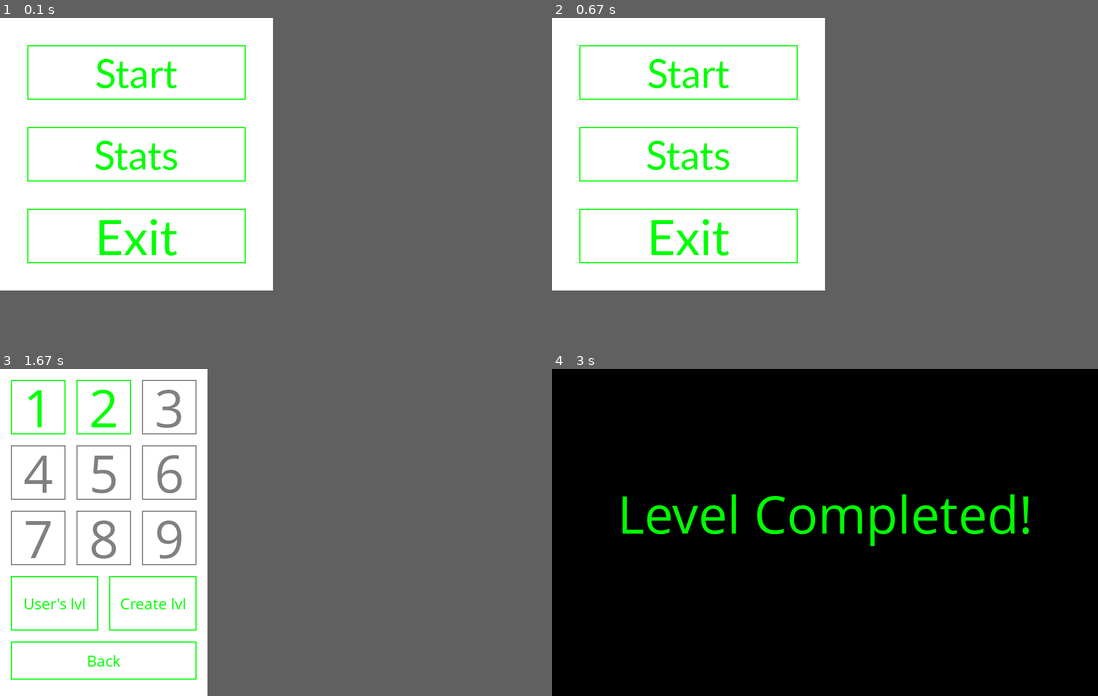
Above: before the commit, frames 1-4 (two rows, left to right).
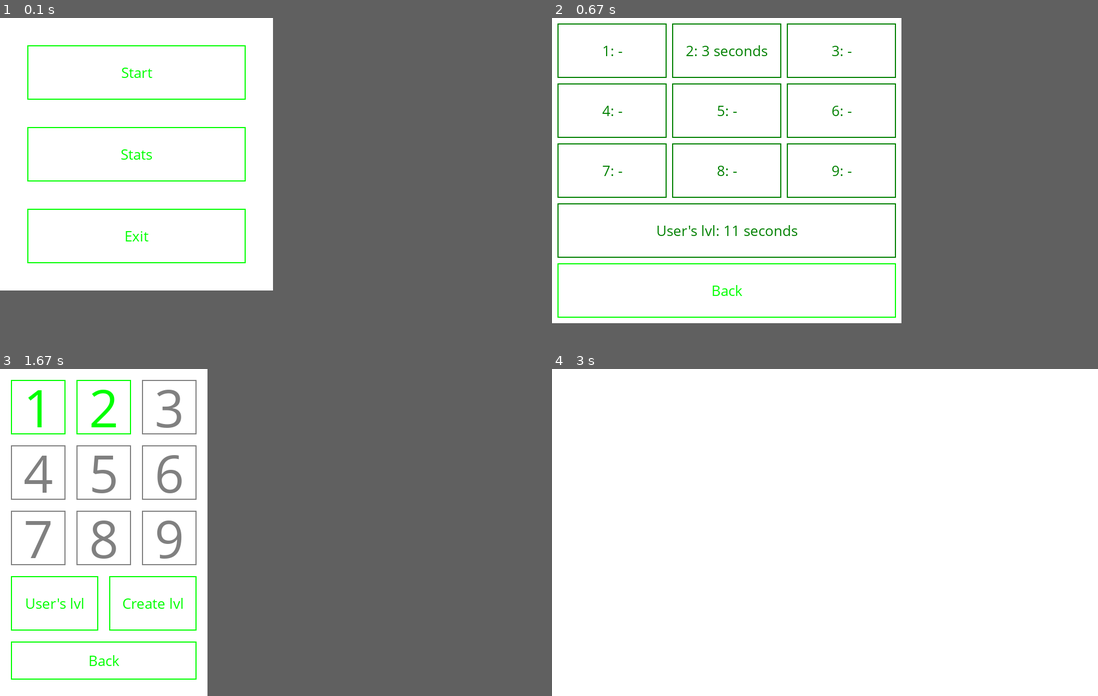
Above: after the commit, the same moments.

Repository: ramses44/PyGame_project
Game: pygame game, started from main_page.py
Two runs of this game, one before a commit and one after it. Both use one fixed random seed, a clock stepped at 60 frames per second and the inputs below.
Inputs (mouse positions are in pixels of both pictures, inside the frame that each line leads up to):
- Up to frame 1 (0.1 s): no input
- Up to frame 2 (0.67 s): click (688, 155) at 0.38 s
- Up to frame 3 (1.67 s): click (174, 640) at 0.83 s; click (136, 424) at 1.45 s
- Up to frame 4 (3 s): move the mouse to (590, 610) at 1.87 s; click (590, 610) at 2.22 s; hold Right from 2.7 s (still down)
In frame 2 the window is 500x500 before the commit and 640x560 after it. Grey fills any space a smaller window leaves; there, only what the larger window draws over its background counts as a difference.

The runs differ from the first frame. In frame 1, 1.6% of the frame differs, in the area x 17-33%, y 12-73%; in frame 2, 5.7%; in frame 3, 0.4%; in frame 4, 100%, in the area x 0-100%, y 0-100%.

Commit message:
ВСЁ РАБОТАЕТ (пока нет особо никаких лвлов)

Diff:
--- a/Maplvl.py
+++ b/Maplvl.py
@@ -1,29 +1,11 @@
 import pygame
 import sqlite3
+from btn import draw_button
 
 WINDOW_SIZE = 380, 600
 BACKGROUND_COLOR = (255, 255, 255)
 UNLOCKED = (0, 255, 0)
 LOCKED = [128] * 3
-TEXT_FONT_SIZE = 30
-
-
-# отрисовка кнопок
-def draw_button(screen, buttons):
-    for i in buttons:
-        pygame.draw.rect(screen, i[-1], (i[1], i[2], i[3], i[4]), 2)
-        text = i[0]
-        length = i[3]
-        height = i[4]
-        try:
-            int(text)
-            font_size = length // len(text)
-        except ValueError:
-            font_size = TEXT_FONT_SIZE
-        myFont = pygame.font.SysFont("Comic Sans MS", font_size)
-        myText = myFont.render(text, 1, i[-1])
-        screen.blit(myText, ((i[1] + length // 2) - myText.get_width() // 2,
-                             (i[2] + height // 2) - myText.get_height() // 2))
 
 
 def choose_lvl():
--- a/Project.py
+++ b/Project.py
@@ -4,7 +4,7 @@
 from GIFImage import GIFImage as gif
 import time
 from threading import Thread
-from menu import draw_button
+from btn import draw_button
 import sqlite3
 
 
--- /dev/null
+++ b/btn.py
@@ -0,0 +1,22 @@
+import pygame
+
+TEXT_FONT_SIZE = 28
+
+
+def draw_button(screen, buttons):
+    """Отрисовка кнопок из переданного списка"""
+
+    for i in buttons:
+        pygame.draw.rect(screen, i[-1], (i[1], i[2], i[3], i[4]), 2)
+        text = i[0]
+        length = i[3]
+        height = i[4]
+        try:
+            int(text)
+            font_size = length // len(text)
+        except ValueError:
+            font_size = TEXT_FONT_SIZE
+        myFont = pygame.font.SysFont("Comic Sans MS", font_size)
+        myText = myFont.render(text, 1, i[-1])
+        screen.blit(myText, ((i[1] + length // 2) - myText.get_width() // 2,
+                             (i[2] + height // 2) - myText.get_height() // 2))
--- a/game.py
+++ b/game.py
@@ -22,7 +22,6 @@
 DEAD_HIGH = 600
 
 
-
 def load_image(name, colorkey=None):
     """Функция для открытия изображения в pygame.image"""
 
@@ -39,6 +38,15 @@
         image.set_alpha(0)
 
     return image
+
+
+def get_map(lvl):
+    con = sqlite3.connect("Map.db")
+    cur = con.cursor()
+    old_rec = cur.execute(
+        """SELECT * FROM data WHERE id == ?""", (str(lvl),)).fetchone()
+    con.close()
+    return old_rec
 
 
 class StartPos(pygame.sprite.Sprite):
@@ -273,15 +281,7 @@
                 if stop:
                     break
 
-            ss = pygame.sprite.spritecollide(self, ladders, dokill=False)
-            for s in ss:
-                if pygame.sprite.collide_mask(self, s):
-                    if not self.climbing:
-                        stop = True
-                    break
-            else:
-                self.climbing = False
-            if stop:
+            if pygame.sprite.spritecollideany(self, ladders) and not self.climbing:
                 break
 
         ss = pygame.sprite.spritecollide(self, ladders, dokill=False)
@@ -394,8 +394,10 @@
         pass
 
 
-def gg(is_gameover, platforms, barrels, ladders, booms, flags, screen, enemy):
+def gg(is_gameover, platforms, barrels, ladders, booms, flags, screen, enemy, st_time, d_time):
     """Good Game - Well played"""
+
+    d_time[0] = int(time.time() - st_time)
 
     is_gameover[0] = True
 
@@ -449,6 +451,8 @@
 
 
 def go(lvl):
+    """Основная функция игрового цикла"""
+
     # Инициалтзация pygame программы
     pygame.init()
 
@@ -470,6 +474,10 @@
     is_gameover = [False]
     paused = False
 
+    # Засекаем время
+    start_time = time.time()
+    delta_time = [None]
+
     # Загружаем карту из БД
     map_ = bd(lvl)
 
@@ -576,7 +584,8 @@
             boom[0].render(screen, boom[1])
 
         if pygame.sprite.collide_mask(enemy, finish):
-            gg(is_gameover, platforms, barrels, ladders, booms, flags, screen, enemy)
+            gg(is_gameover, platforms, barrels, ladders,
+               booms, flags, screen, enemy, start_time, delta_time)
 
         en.draw(screen)
         barrels.draw(screen)
@@ -585,6 +594,8 @@
         clock.tick(FPS)
 
     pygame.quit()
+
+    return delta_time[0]
 
 
 if __name__ == '__main__':
--- a/konstruktor.py
+++ b/konstruktor.py
@@ -1,4 +1,4 @@
-from menu import draw_button
+from btn import draw_button
 from game import *
 import sqlite3
 
@@ -46,7 +46,7 @@
     """Функция запускающая окно коснтруктора уровней"""
 
     # Кнопка сохранения
-    btn = ["Создать", 10, 10, 200, 80]
+    btn = ["Создать", 10, 10, 200, 80, BUTTON_COLOR]
 
     # Это для выбора элемента, который мы ставим кнопкой мыши
     selected = None
@@ -156,7 +156,7 @@
             finish_.move(*pygame.mouse.get_pos())
 
         screen.fill(BACKGROUND_COLOR)
-        draw_button(screen, [btn], BUTTON_COLOR)
+        draw_button(screen, [btn])
         draw_selected()
         examples.draw(screen)
         platforms.draw(screen)
--- a/main_page.py
+++ b/main_page.py
@@ -1,25 +1,70 @@
 import pygame
 import Maplvl
-from menu import draw_button
+from btn import draw_button
 import konstruktor
 import game
+import sqlite3
+import stats
 
 # Задаём все необходимые константы
 WINDOW_SIZE = 500, 500
 BACKGROUND_COLOR = [255] * 3
-GREEN = (0, 255, 0)
+BTN_COLOR = (0, 255, 0)
+
+
+def lvl():
+    res = Maplvl.choose_lvl()
+
+    # Обработка выбора
+    if res == 'Back':
+        # Если возврат, то ломаем цикл (функция запустится вновь)
+        return
+
+    elif res == 'Create lvl':
+        # Открываем конструктор пользовательского уровня
+        konstruktor.konstrukt()
+        return
+
+    else:
+        res = res.replace("User\'s lvl", "0")  # Меняем на номер уровня 0
+
+        # Запускаем нужный уровень
+        rec = game.go(int(res))
+
+        if rec:  # Запись рекорда в БД, если он превосходит старый
+            con = sqlite3.connect("Map.db")
+            cur = con.cursor()
+            old_rec = cur.execute(
+                f"""SELECT * FROM data WHERE id == {res}""").fetchone()
+
+            if rec < int(old_rec[-1]):
+                cur.execute(f"""DELETE FROM data WHERE id == {res}""")
+                cur.execute(
+                    """INSERT INTO data(id, Platform, Barrel,
+                    Ladder, Startpos, Finishpos, record)
+                    VALUES (?, ?, ?, ?, ?, ?, ?)""",
+                    old_rec[:-1] + (rec,))
+                con.commit()
+                con.close()
+
+        lvl()
 
 
 def main():
-    # задаю значения кнопки(текст, x, y, длинна, ширина)(можно добавить картинку кнопки, но яне нашел красивой)
-    buttons = [("Start", 50, 50, 400, 100), ('Exit', 50, 350, 400, 100), ('Stats', 50, 200, 400, 100)]
+    # Задаём значения кнопок (текст, x, y, длинна, ширина)
+    buttons = [
+        ["Start", 50, 50, 400, 100, BTN_COLOR],
+        ["Exit", 50, 350, 400, 100, BTN_COLOR],
+        ["Stats", 50, 200, 400, 100, BTN_COLOR]
+    ]
 
-    pygame.init()
+    pygame.init()  # Инициализация
 
+    # Подготовка игрого цикла
     screen = pygame.display.set_mode(WINDOW_SIZE)
     screen.fill(BACKGROUND_COLOR)
     running = True
-    draw_button(screen, buttons, GREEN)
+    draw_button(screen, buttons)
     pygame.display.flip()
     while running:
 
@@ -27,7 +72,7 @@
         for event in pygame.event.get():
 
             if event.type == pygame.QUIT:
-                # Завершаем игровой цикл, если программу закрыли
+                # Завершаем функцию (она не перезапустится), если программу закрыли
                 return True
 
             # отслеживание нажатий кнопки
@@ -38,26 +83,20 @@
                             # выбор действия при нажатии
 
                             if i[0] == 'Start':
+                                # Переход к меню выбора уровней
                                 running = False
-                                res = Maplvl.choose_lvl()
-
-                                if res == 'Back':
-                                    pass
-                                elif res == 'Create lvl':
-                                    konstruktor.konstrukt()
-                                elif res == 'User\'s lvl':
-                                    game.go(0)
-                                else:
-                                    game.go(int(res))
+                                lvl()
 
                             elif i[0] == 'Stats':
-                                pass
+                                running = False
+                                stats.load()
+
                             elif i[0] == 'Exit':
-                                running = False
+                                # Функция не запустится вновь
+                                return True
 
 
 if __name__ == '__main__':
     r = main()
-    while not r:
+    while not r:  # Пока функция не вернёт True, перезапускаем её
         r = main()
-        # pygame.quit()
--- a/menu.py
+++ /dev/null
@@ -1,58 +0,0 @@
-import pygame
-
-WINDOW_SIZE = 600, 600
-BACKGROUND_COLOR = (255, 255, 255)
-
-
-# отрисовка кнопок
-def draw_button(screen, buttons, color):
-    for i in buttons:
-        pygame.draw.rect(screen, color, (i[1], i[2], i[3], i[4]), 2)
-        text = i[0]
-        length = i[3]
-        height = i[4]
-        font_size = int(length // len(text))
-        myFont = pygame.font.SysFont("Calibri", font_size)
-        myText = myFont.render(text, 1, color)
-        screen.blit(myText, ((i[1] + length / 2) - myText.get_width() / 2,
-                             (i[2] + height / 2) - myText.get_height() / 2))
-
-
-def main():
-    # задаю значения кнопки(текст, x, y, длинна, ширина)(можно добавить картинку кнопки, но яне нашел красивой)
-    buttons = [('Back', 100, 500, 400, 100)]
-    # создание кнопок уровней
-    for i in range(5):
-        for j in range(5):
-            buttons.append((str(i * 5 + j), j * 120 + 20, i * 100, 80, 80))
-
-    pygame.init()
-
-    screen = pygame.display.set_mode(WINDOW_SIZE)
-    screen.fill(BACKGROUND_COLOR)
-    running = True
-    draw_button(screen, buttons)
-    pygame.display.flip()
-    while running:
-        # Обрабатываем каждое событие циклом for
-        for event in pygame.event.get():
-            if event.type == pygame.QUIT:
-                # Завершаем игровой цикл, если программу закрыли
-                running = False
-            # отслеживание нажатий кнопки
-            elif event.type == pygame.MOUSEBUTTONDOWN:
-                if event.button == 1:
-                    for i in buttons:
-                        if i[1] < event.pos[0] < i[1] + i[3] and i[2] < event.pos[1] < i[2] + i[4]:
-                            # выбор действия при нажатии
-                            print("print my blanks please")
-                            for j in range(25):
-                                if i[0] == buttons[j][0]:
-                                    print(i[0])
-                                    pass
-
-    pygame.quit()
-
-
-if __name__ == '__main__':
-    main()
--- /dev/null
+++ b/stats.py
@@ -0,0 +1,65 @@
+import pygame
+import sqlite3
+from btn import draw_button as draw
+
+WINDOW_SIZE = 640, 560
+BUTTON_COLOR = [0, 255, 0]
+BACKGROUND_COLOR = [255]*3
+TEXT_COLOR = (0, 128, 0)
+
+
+def load():
+    """Загрузка статистики (рекордов)"""
+
+    # Инициализация
+    pygame.init()
+    screen = pygame.display.set_mode(WINDOW_SIZE)
+    screen.fill(BACKGROUND_COLOR)
+    running = True
+
+    # Кнопка возврата
+    back_btn = ["Back", 10, WINDOW_SIZE[1] - 110, WINDOW_SIZE[0] - 20, 100, BUTTON_COLOR]
+
+    # Подключение к БД
+    con = sqlite3.connect("Map.db")
+    cur = con.cursor()
+
+    # Формируем список кнопок с записанными в них рекордами
+    records = []
+
+    btn_width = (WINDOW_SIZE[0] - 40) // 3
+
+    for i in range(10):
+        try:
+            res = cur.execute(f"""SELECT record FROM data WHERE id == {i}""").fetchone()[-1]
+            res = str(res) + " seconds" if res != 10000 else "-"
+            if i != 0:
+                records.append([f"{i}: {res}", 10 + (i - 1) % 3 * (btn_width + 10),
+                                10 + (i - 1) // 3 * 110, btn_width, 100, TEXT_COLOR])
+            else:
+                records.append([f"User\'s lvl: {res}",
+                                10, 340, WINDOW_SIZE[0] - 20, 100, TEXT_COLOR])
+        except TypeError:
+            records.append([f"{i}: -", 10 + (i - 1) % 3 * (btn_width + 10),
+                            10 + (i - 1) // 3 * 110, btn_width, 100, TEXT_COLOR])
+
+    # Отрисовка кнопок
+    draw(screen, [back_btn] + records)
+    pygame.display.flip()
+
+    # Обработка событий
+    while running:
+        for event in pygame.event.get():
+
+            if event.type == pygame.QUIT:
+                running = False
+
+            elif event.type == pygame.MOUSEBUTTONDOWN and \
+                back_btn[1] < event.pos[0] < back_btn[1] + back_btn[3] and \
+                back_btn[2] < event.pos[1] < back_btn[2] + back_btn[4]:
+
+                running = False
+
+
+if __name__ == "__main__":
+    load()
Binary file changed: Map.db
